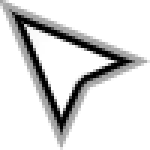
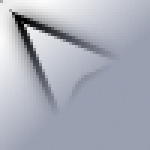
Comparing the layer stacks of the two 150x150 images. Changes:
added group "Layer Group" with 2 layers above "Layer copy" over 0, 0, 150, 150
added layer "Layer #1" (darken) in group "Layer Group" over 0, 0, 150, 150
"Layer copy #2": blend normal → darken, moved it into group "Layer Group" over 21, 21, 120, 120
added layer "Layer copy #4" above "Layer copy #1" over 0, 0, 150, 150
hid "Layer copy #1" over 0, 0, 150, 150
